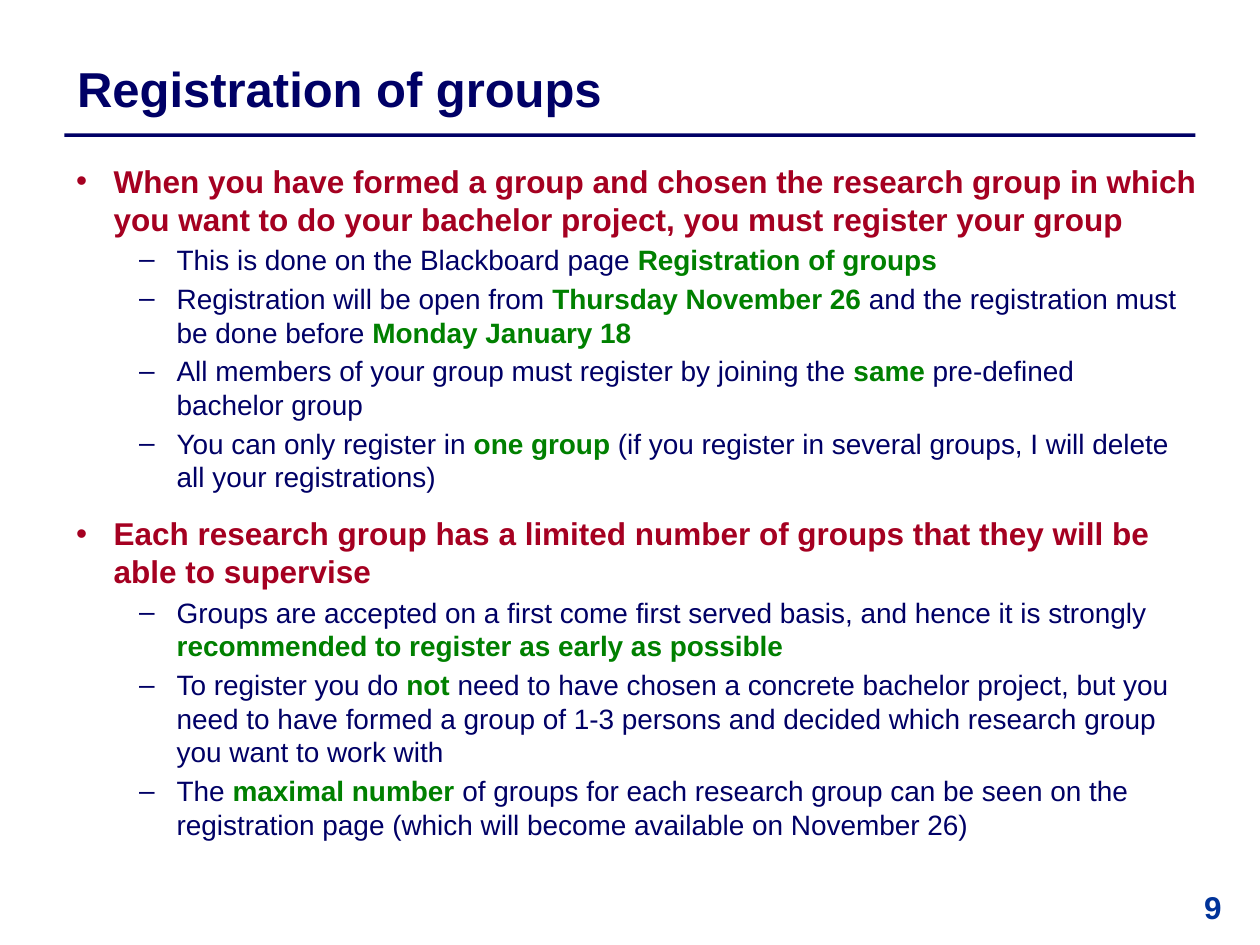
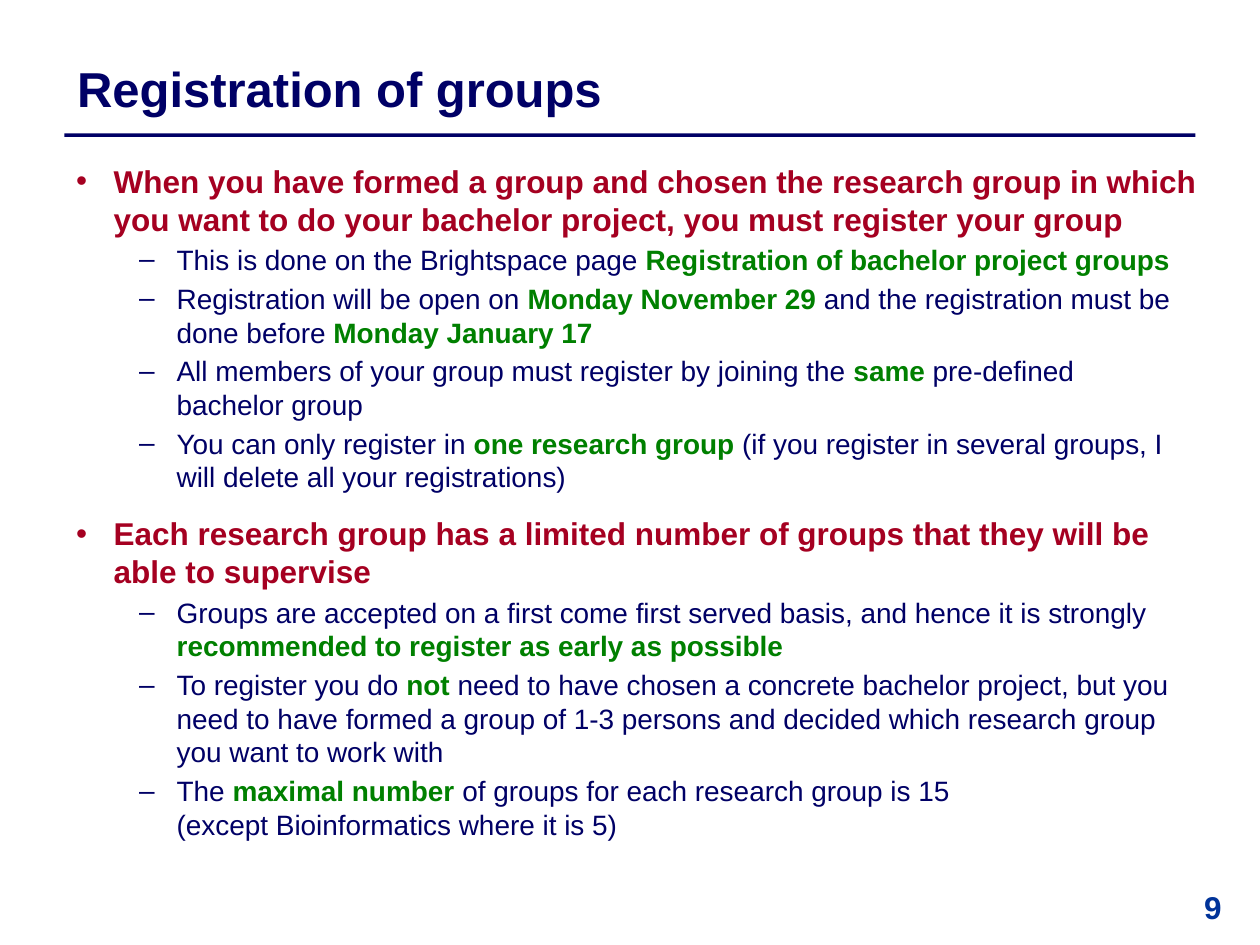
Before and after one commit to IntProgAU/Materiale, a slide deck: slide 9 of web/b22/0_info_meeting/+ Information Meeting.pptx. Drawn at 1260x945 pixels with LibreOffice and Linux fonts; fonts in the diff are those of the drawing. Boxes give left, top, right and bottom in pixels: in the first picture for what was removed or moved away, otherwise in the second. Text is boxed around its words. In the diff, an @@ line names an element or a change of style, - is before the commit and + after.

```diff
--- a/web/b22/0_info_meeting/+ Information Meeting.pptx
+++ b/web/b22/0_info_meeting/+ Information Meeting.pptx
@@ text at <box>177,249,1170,348</box>: text changed @@
-  – This is done on the Blackboard page Registration of groups
-  – Registration will be open from Thursday November 26 and the registration must be done before Monday January 18
+  – This is done on the Brightspace page Registration of bachelor project groups
+  – Registration will be open on Monday November 29 and the registration must be done before Monday January 17
@@ text at <box>177,433,1163,493</box>: text changed @@
-  – You can only register in one group (if you register in several groups, I will delete all your registrations)
+  – You can only register in one research group (if you register in several groups, I will delete all your registrations)
@@ text at <box>177,780,949,840</box>: text changed @@
-  – The maximal number of groups for each research group can be seen on the registration page (which will become available on November 26)
+  – The maximal number of groups for each research group is 15
+    (except Bioinformatics where it is 5)
```
Also in this commit, not shown: 10 other slides changed, 14 other files.
